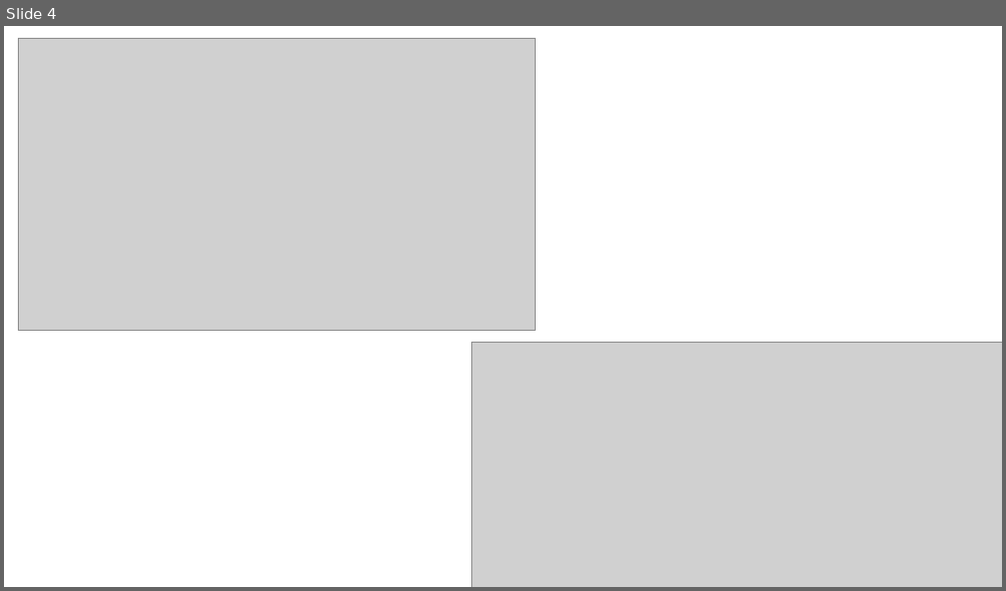
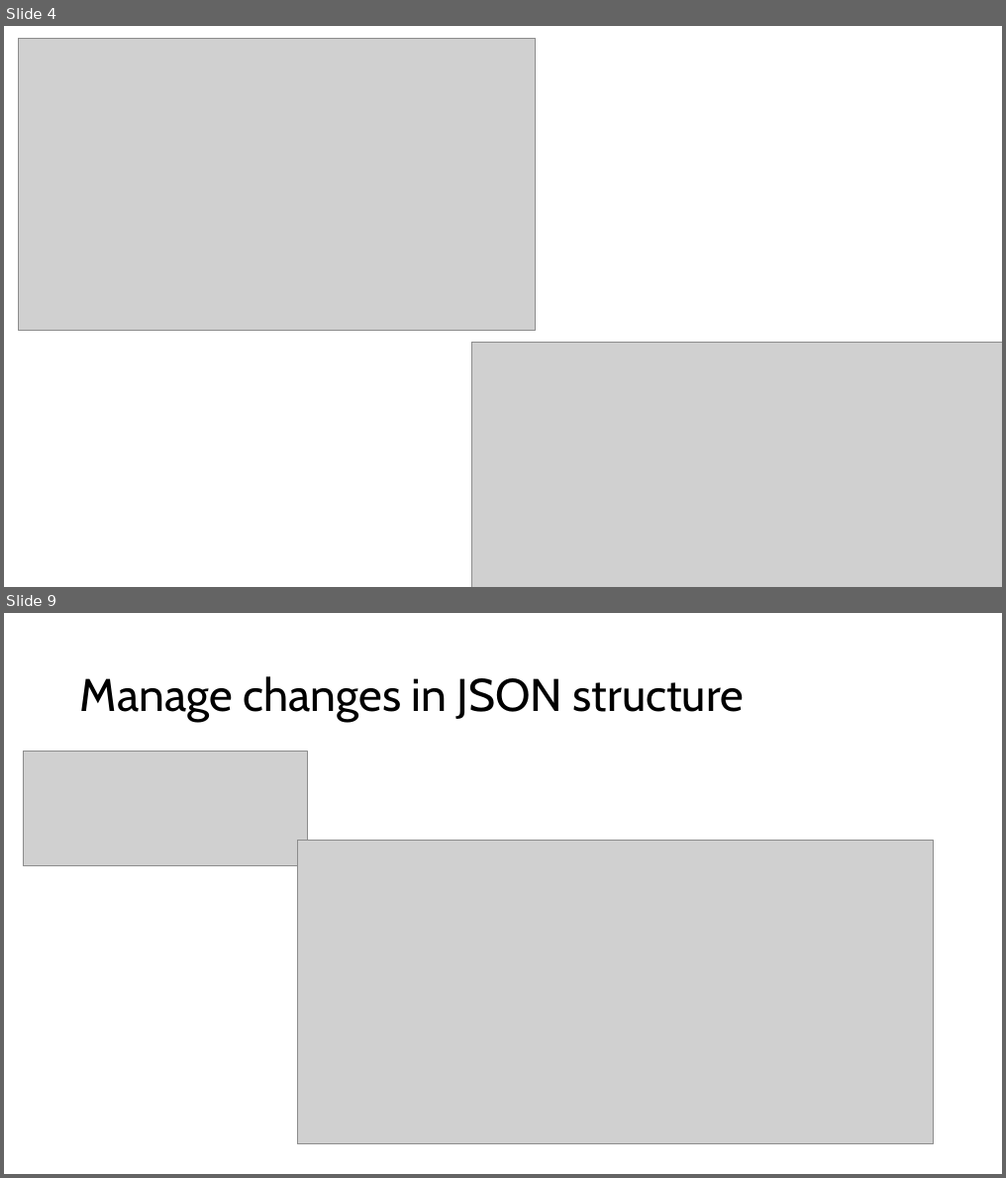
Before and after one commit to larswpettersson/HTA-tool, a slide deck: HTA_design_notes.pptx. Shown one above the other, each under a label of ours: slide 4 before the commit, slides 4 and 9 after it; the slides between them are not shown. The pictures are 1006x591 and 1006x1178 pixels, drawn with LibreOffice and Linux fonts; fonts in the diff are those of the drawing; grey boxes stand for pictures. Boxes give left, top, right and bottom in pixels: in the first picture for what was removed or moved away, otherwise in the second. Text is boxed around its words. In the diff, an @@ line names an element or a change of style, - is before the commit and + after.

```diff
--- a/HTA_design_notes.pptx
+++ b/HTA_design_notes.pptx
@@ slide 9 added at (4, 613, 1002, 1174), background #FFFFFF @@
@@ title added at (80, 676, 744, 722), 44 pt, text #000000 @@
+Manage changes in JSON structure
@@ picture added at (23, 752, 307, 866) @@
@@ picture added at (297, 841, 934, 1145) @@
```
Also in this commit, not shown: 4 other slides added, 1 slide removed, 6 other files.
